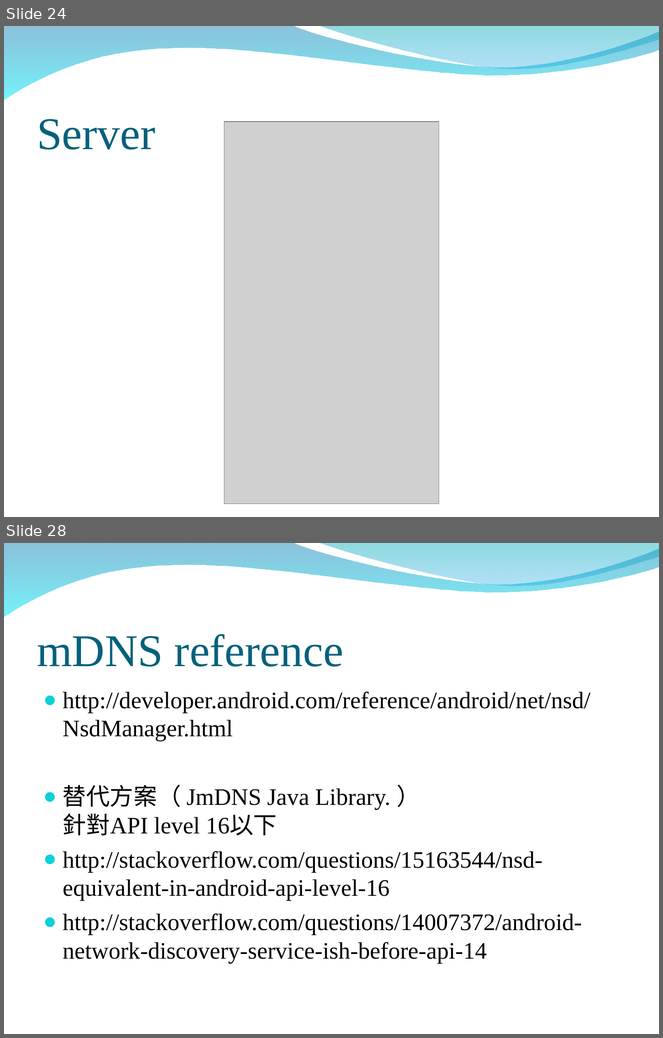
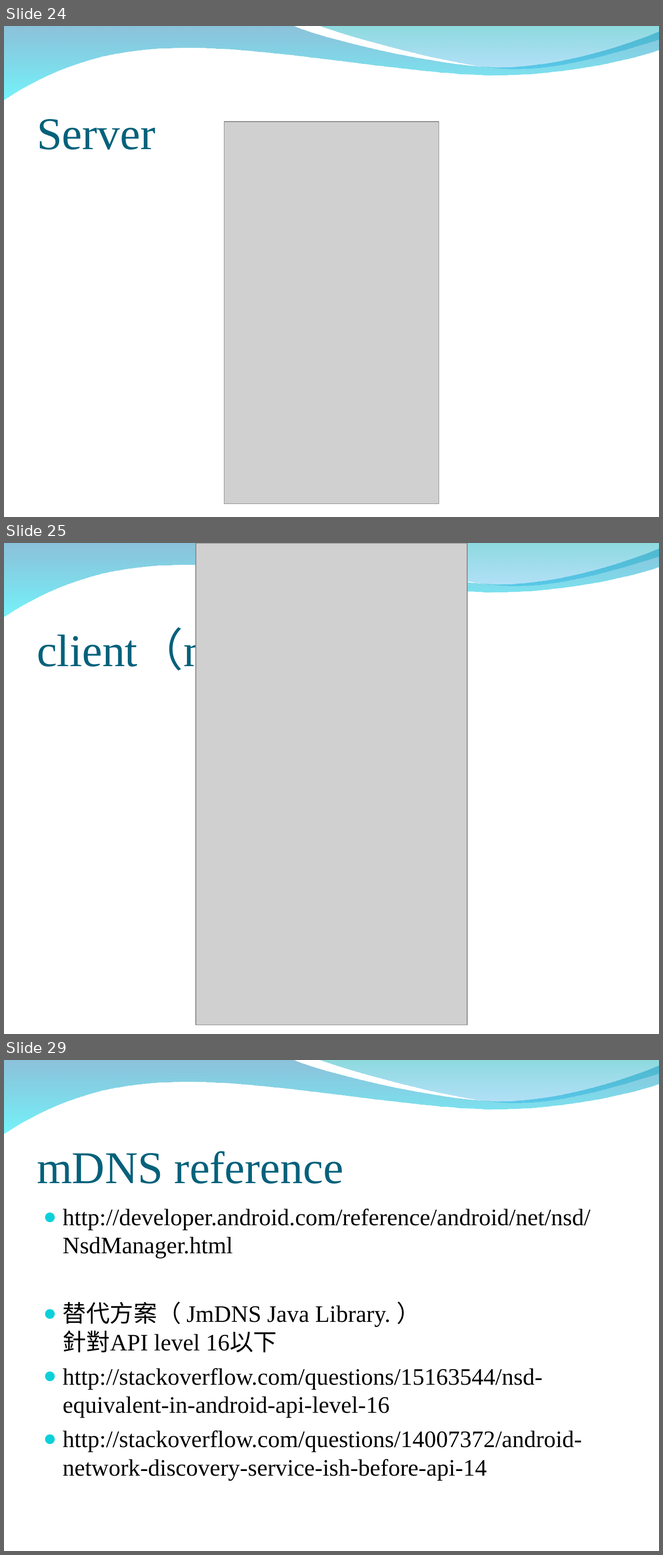
Before and after one commit to peter279k/regular_meeting, a slide deck: mDNS.ppt. Shown one above the other, each under a label of ours: slides 24 and 28 before the commit, slides 24, 25 and 29 after it; the slides between them are not shown. The pictures are 663x1038 and 663x1555 pixels, drawn with LibreOffice and Linux fonts; fonts in the diff are those of the drawing; grey boxes stand for pictures; background and template pictures are left out. Boxes give left, top, right and bottom in pixels: in the first picture for what was removed or moved away, otherwise in the second. Text is boxed around its words. In the diff, an @@ line names an element or a change of style, - is before the commit and + after.

```diff
--- a/mDNS.ppt
+++ b/mDNS.ppt
@@ slide 25 added at (4,543,659,1034), background picture (left out); not listed: 2 template elements that a slide beside it also shows @@
@@ picture added at (196,543,467,1025) @@
@@ title added at (37,630,486,675), 50 pt, text #04617B @@
+client（mobile device）
@@ what was slide 28 is now slide 29 @@
```
Also in this commit, not shown: 1 slide changed, 2 other slides added, 2 slides removed, 6 other files.
